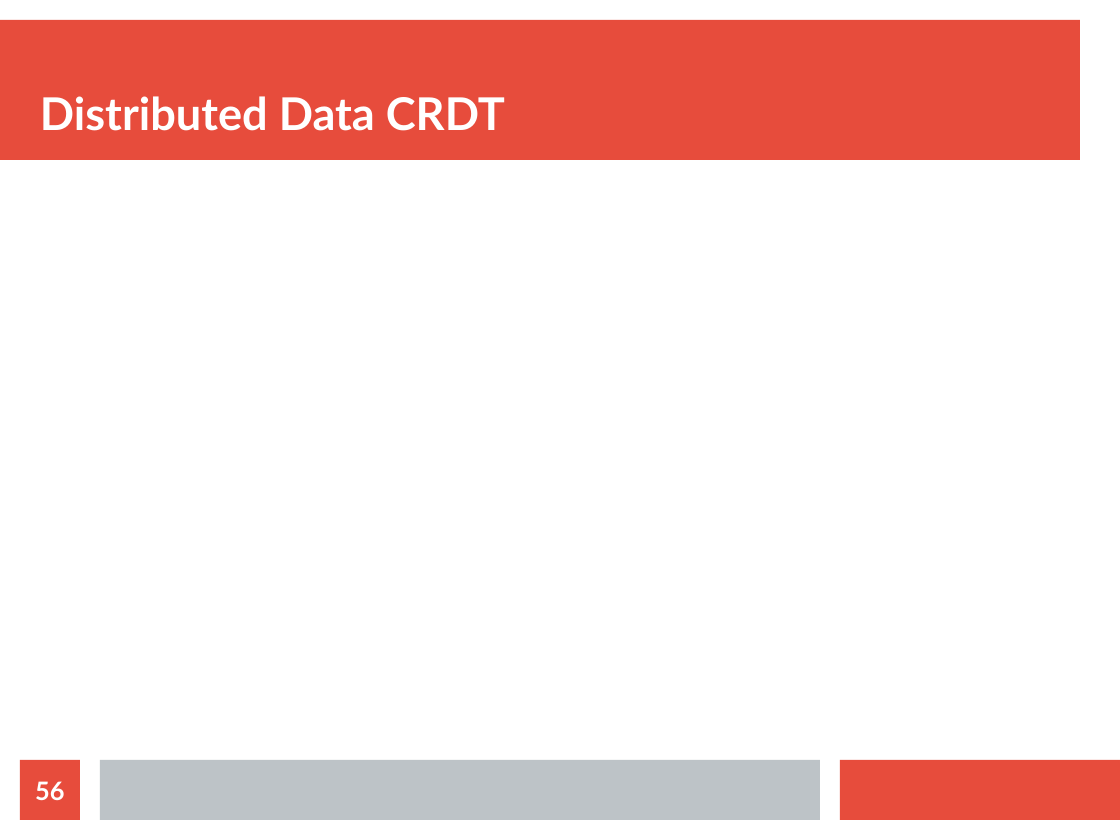
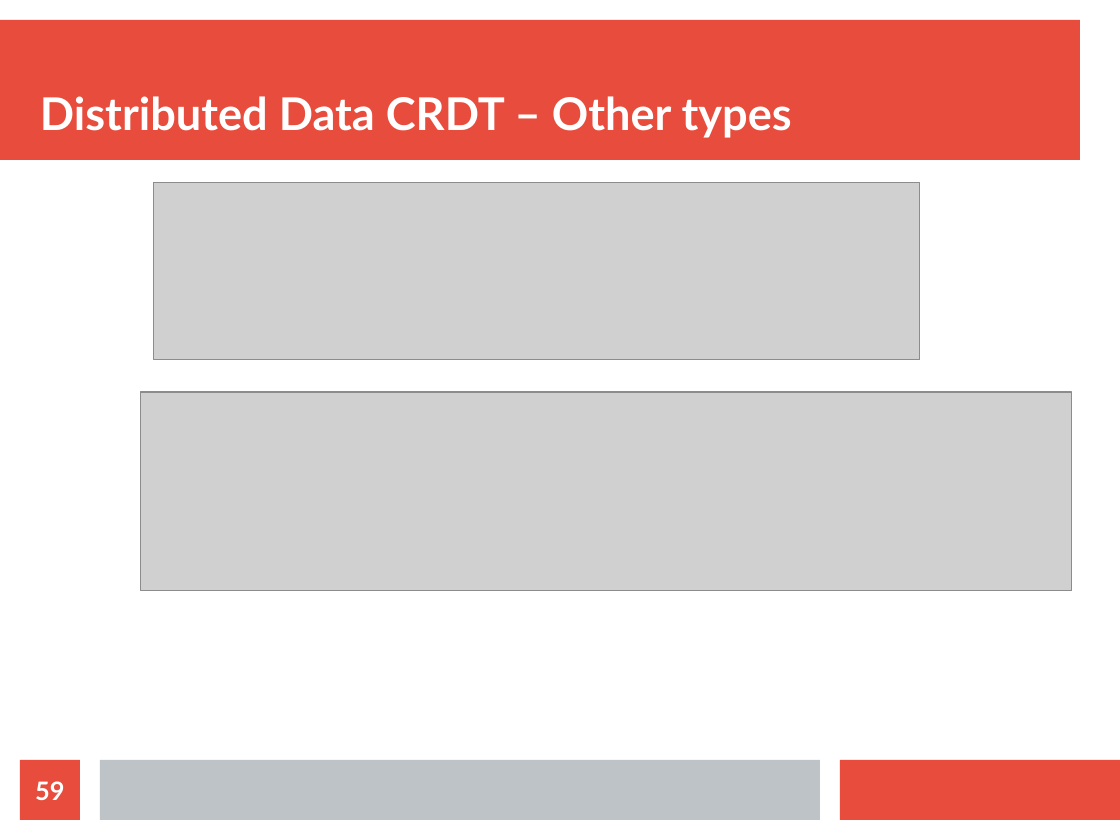
Before and after one commit to bytemania/akka-java-cluster, a slide deck: slide 59 of src/main/resources/res/presentation.odp (slide 56 before the commit). Drawn at 1120x840 pixels with LibreOffice and Linux fonts; fonts in the diff are those of the drawing; grey boxes stand for pictures. Boxes give left, top, right and bottom in pixels: in the first picture for what was removed or moved away, otherwise in the second. Text is boxed around its words. In the diff, an @@ line names an element or a change of style, - is before the commit and + after.

```diff
--- a/src/main/resources/res/presentation.odp
+++ b/src/main/resources/res/presentation.odp
@@ title at (x1=40, y1=96, x2=792, y2=138): text changed @@
-Distributed Data CRDT
+Distributed Data CRDT – Other types
@@ picture added at (x1=153, y1=182, x2=920, y2=360) @@
@@ picture added at (x1=141, y1=392, x2=1073, y2=592) @@
@@ page number at (x1=35, y1=781, x2=64, y2=800): text changed @@
-56
+59
```
Also in this commit, not shown: 4 other slides changed, 15 slides added.
